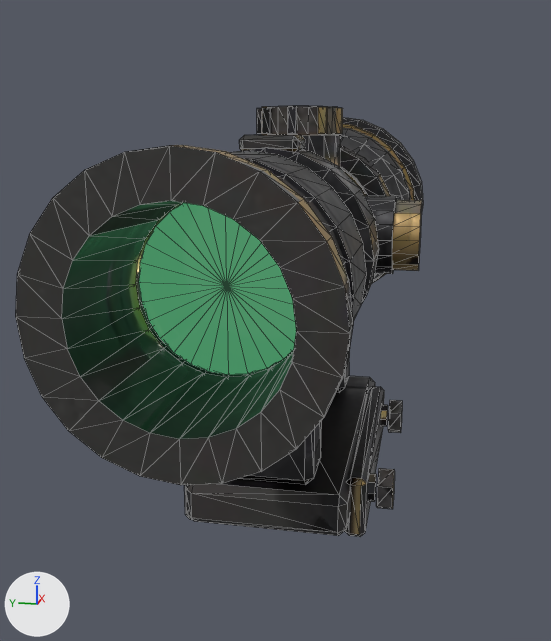
What one commit did to the glTF model assets/models/attachments/optic/gravesight.glb.
The view is the same before and after, from a 50 mm lens placed at (-0.1589, -0.0268, 0.0705), pointed at (-0.0052, 0.0039, 0.032). The axes (+X, +Y, +Z) are drawn at lower left. The lights are the same throughout. The picture after the commit comes second. Mesh edges are drawn as thin lines. Where no turn or scale is listed for an object, it has been applied to the vertices. Vertices at exactly the same position are counted once.

Objects in the first picture: 'Mesh', 'Ocular'.
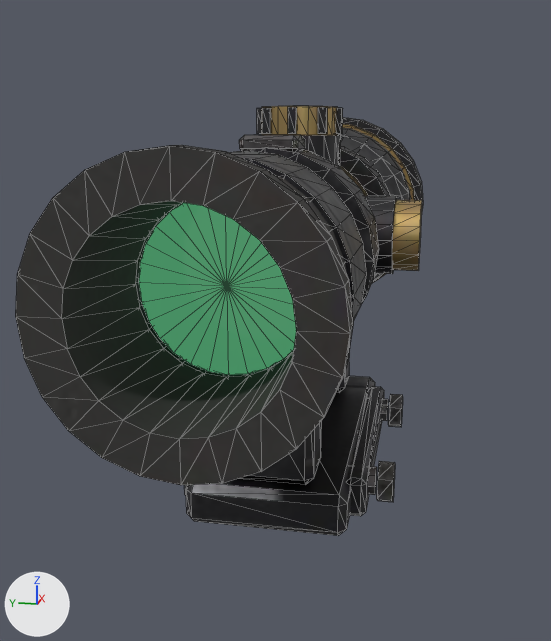
Edits to the bpy script that builds the scene:
```text
Change me_mesh:
    used by ob_mesh; location = (0.0, 0.0, 0.0)
    remove me_mesh.from_pydata(...)  # 1500 vertices, 2892 faces; spans x -0.081..0.074, y -0.025..0.025, z -0.004..0.075
    add me_mesh.from_pydata(...)  # 1500 vertices, 2892 faces; spans x -0.081..0.074, y -0.025..0.025, z 0.0..0.075
    me_mesh part 1: the loose piece of 16 vertices spanning x -0.023..-0.017, y -0.019..0.019, z 0.0..0.006 is moved by (0.0, 0.0, 0.001)
    me_mesh part 2: the loose piece of 12 vertices spanning x -0.024..-0.016, y -0.023..-0.02, z -0.001..0.007 is moved by (0.0, 0.0, 0.002)
    me_mesh part 3: the loose piece of 16 vertices spanning x 0.017..0.023, y -0.019..0.019, z 0.0..0.006 is moved by (0.0, 0.0, 0.001)
    me_mesh part 4: the loose piece of 12 vertices spanning x 0.016..0.024, y -0.023..-0.02, z -0.001..0.007 is moved by (0.0, 0.0, 0.002)
    me_mesh part 5: all 12 vertices in x -0.028..0.028, y 0.014..0.018, z -0.004..-0.003 are moved by (0.0, 0.0, 0.004)
    me_mesh part 6: all 12 vertices in x -0.028..0.028, y -0.018..-0.014, z -0.004..-0.003 are moved by (0.0, 0.0, 0.004)
    me_mesh part 7: 1542 kept faces spanning x -0.081..0.074, y -0.025..0.025, z 0.0..0.075 get new texture (UV) coordinates
```

Pixel boxes (x1, y1, x2, y2) of what changed, in the pictures (551 x 641 px; the box of a moved part takes in the faces that stretch with it):
'Mesh', reshaped: before (16, 106, 423, 537); after (16, 106, 423, 536)
part 1 of me_mesh, moved or reshaped: before (368, 474, 376, 501); after (368, 467, 377, 494)
part 2 of me_mesh, moved or reshaped: before (376, 468, 395, 509); after (377, 461, 395, 502)
part 3 of me_mesh, moved or reshaped: before (381, 405, 388, 426); after (382, 399, 388, 421)
part 4 of me_mesh, moved or reshaped: before (388, 400, 402, 433); after (388, 394, 403, 427)
part 5 of me_mesh, moved or reshaped (mostly hidden): before (184, 485, 193, 520); after (184, 485, 188, 496)
part 6 of me_mesh, moved or reshaped: before (345, 396, 384, 537); after (349, 396, 384, 516)
part 7 of me_mesh, surface changed: before (64, 106, 423, 537); after (64, 106, 423, 530)
